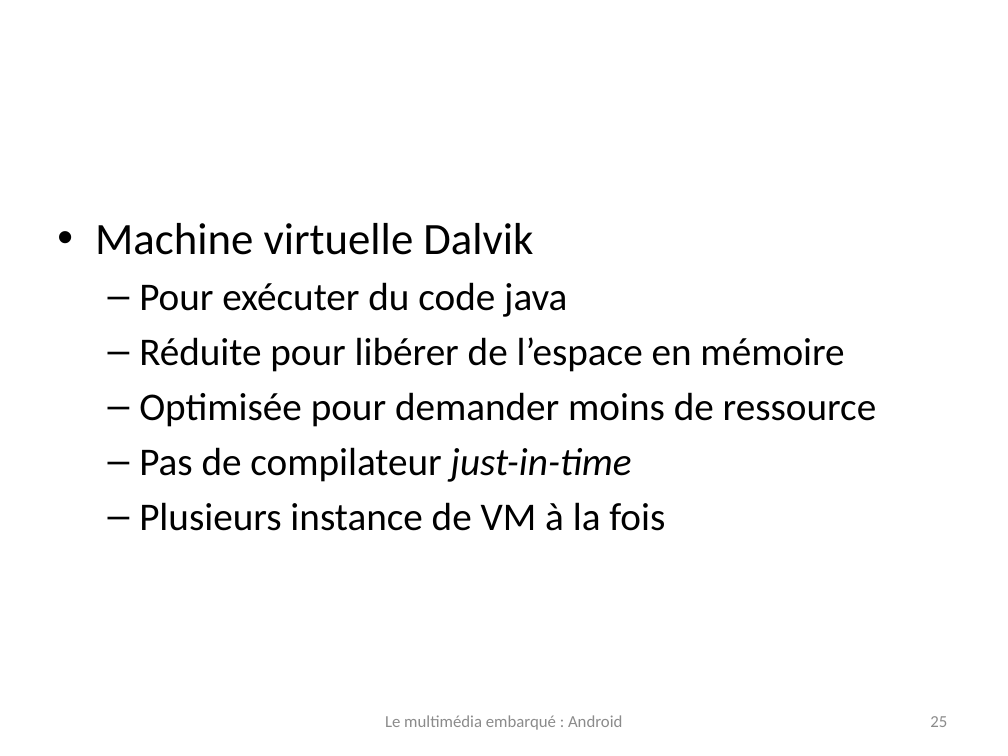
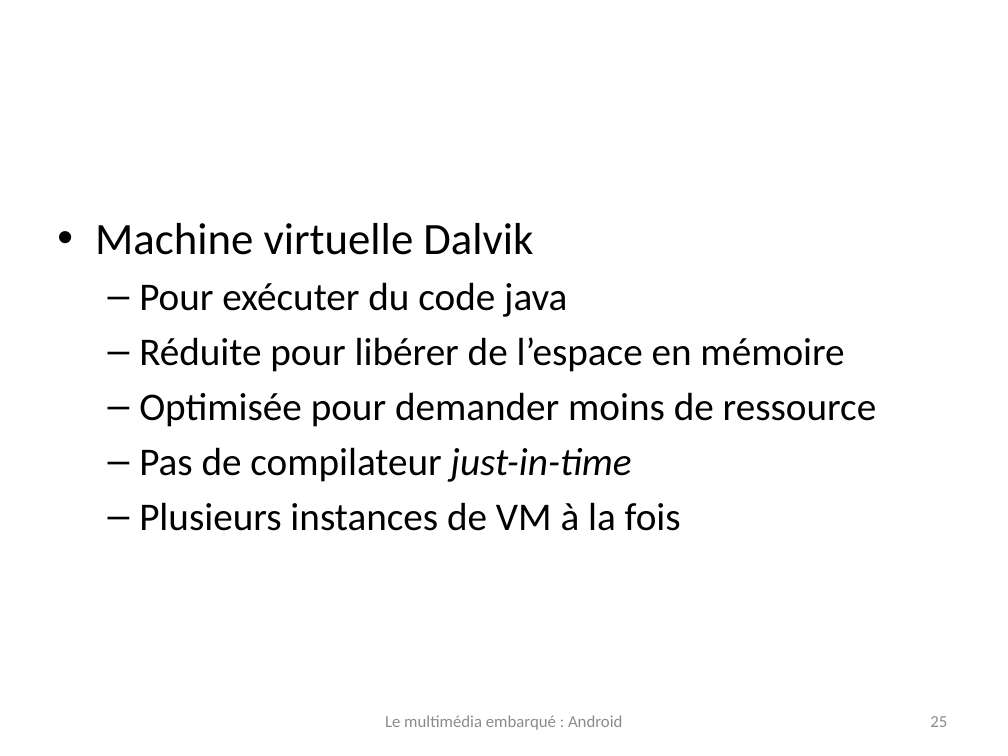
Before and after one commit to mediafire69/gzball, a slide deck: slide 25 of presentation/android.pptx. Drawn at 1008x756 pixels with LibreOffice and Linux fonts; fonts in the diff are those of the drawing; background and template pictures are left out. Boxes give left, top, right and bottom in pixels: in the first picture for what was removed or moved away, otherwise in the second. Text is boxed around its words. In the diff, an @@ line names an element or a change of style, - is before the commit and + after.

```diff
--- a/presentation/android.pptx
+++ b/presentation/android.pptx
@@ text at [139, 502, 681, 531]: text changed @@
-  – Plusieurs instance de VM à la fois
+  – Plusieurs instances de VM à la fois
```
Also in this commit, not shown: 5 other slides changed, 1 slide added, 1 other file.
